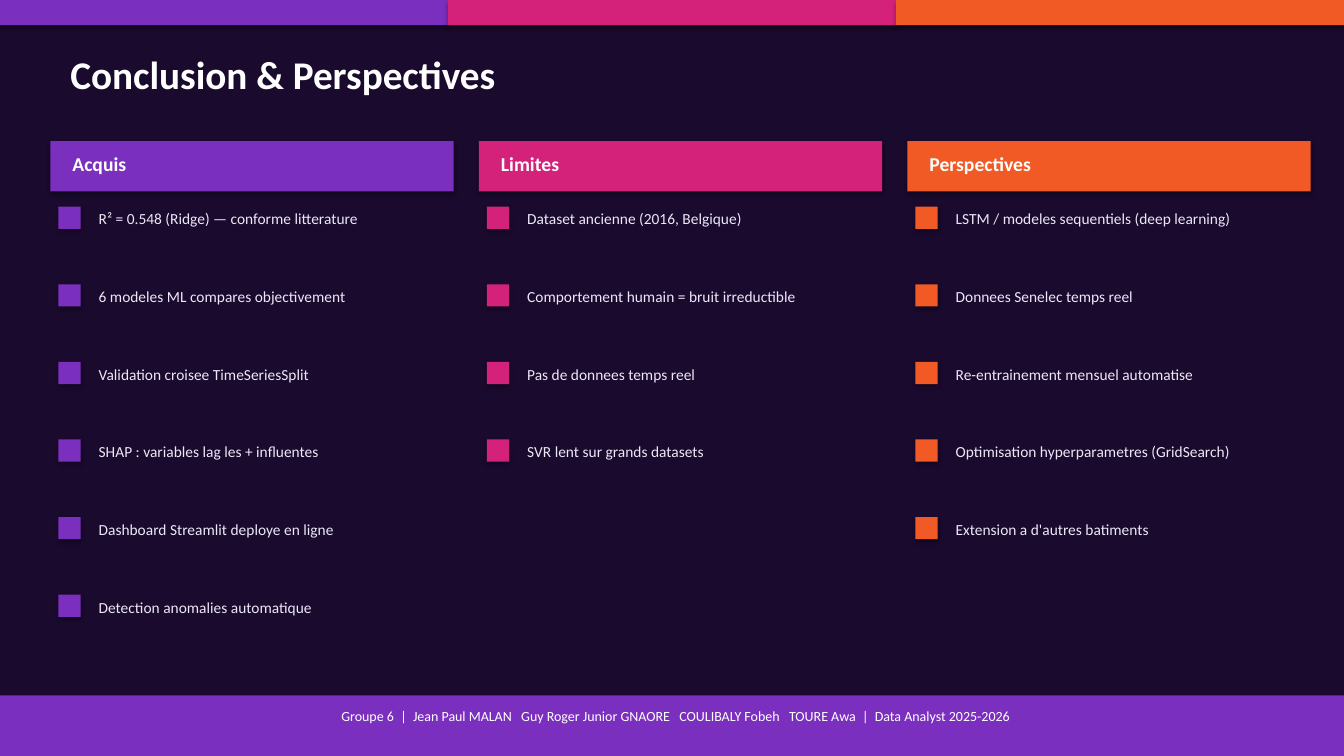
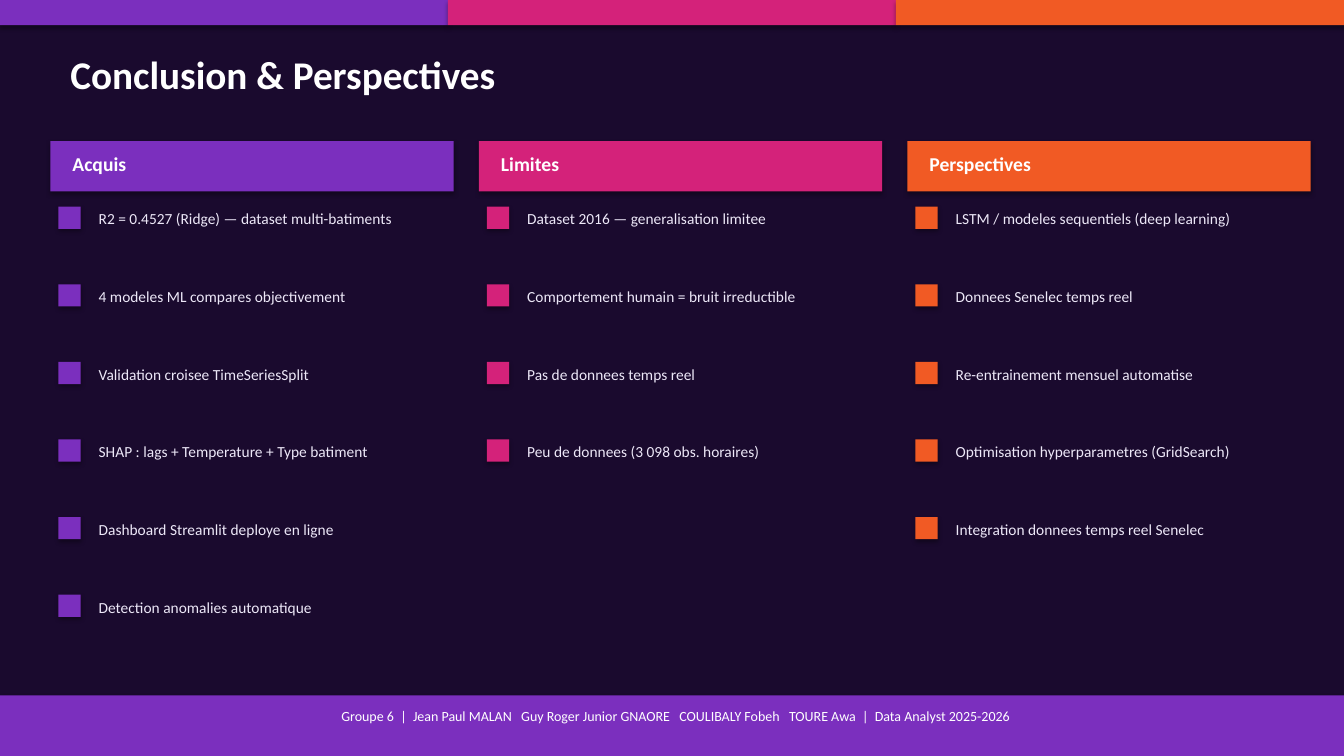
Before and after one commit to awa-creator/dashboard-energie-groupe6, a slide deck: slide 10 of Presentation_Groupe6_Prediction_Energetique.pptx. Drawn at 1344x756 pixels with LibreOffice and Linux fonts; fonts in the diff are those of the drawing. Boxes give left, top, right and bottom in pixels: in the first picture for what was removed or moved away, otherwise in the second. Text is boxed around its words. In the diff, an @@ line names an element or a change of style, - is before the commit and + after.

```diff
--- a/Presentation_Groupe6_Prediction_Energetique.pptx
+++ b/Presentation_Groupe6_Prediction_Energetique.pptx
@@ text at (x1=99, y1=213, x2=391, y2=227): text changed @@
-R² = 0.548 (Ridge) — conforme litterature
+R2 = 0.4527 (Ridge) — dataset multi-batiments
@@ text at (x1=527, y1=213, x2=766, y2=227): text changed @@
-Dataset ancienne (2016, Belgique)
+Dataset 2016 — generalisation limitee
@@ text at (x1=99, y1=291, x2=345, y2=305): text changed @@
-6 modeles ML compares objectivement
+4 modeles ML compares objectivement
@@ text at (x1=99, y1=446, x2=367, y2=460): text changed @@
-SHAP : variables lag les + influentes
+SHAP : lags + Temperature + Type batiment
@@ text at (x1=527, y1=446, x2=759, y2=459): text changed @@
-SVR lent sur grands datasets
+Peu de donnees (3 098 obs. horaires)
@@ text at (x1=956, y1=524, x2=1204, y2=538): text changed @@
-Extension a d'autres batiments
+Integration donnees temps reel Senelec
```
Also in this commit, not shown: 9 other slides changed, 2 other files.
